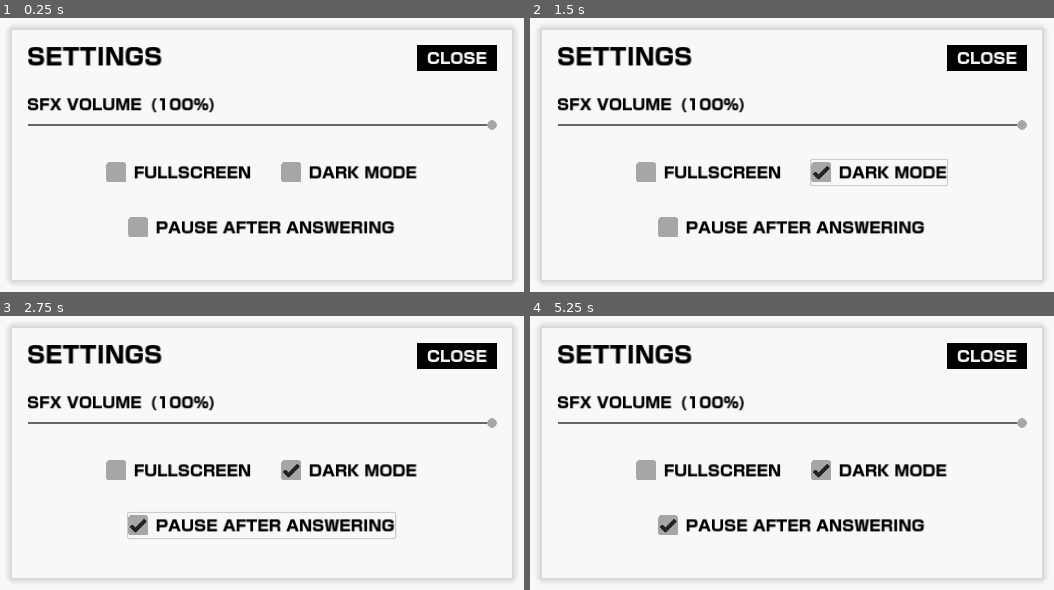
Above: before the commit, frames 1-4 (two rows, left to right).
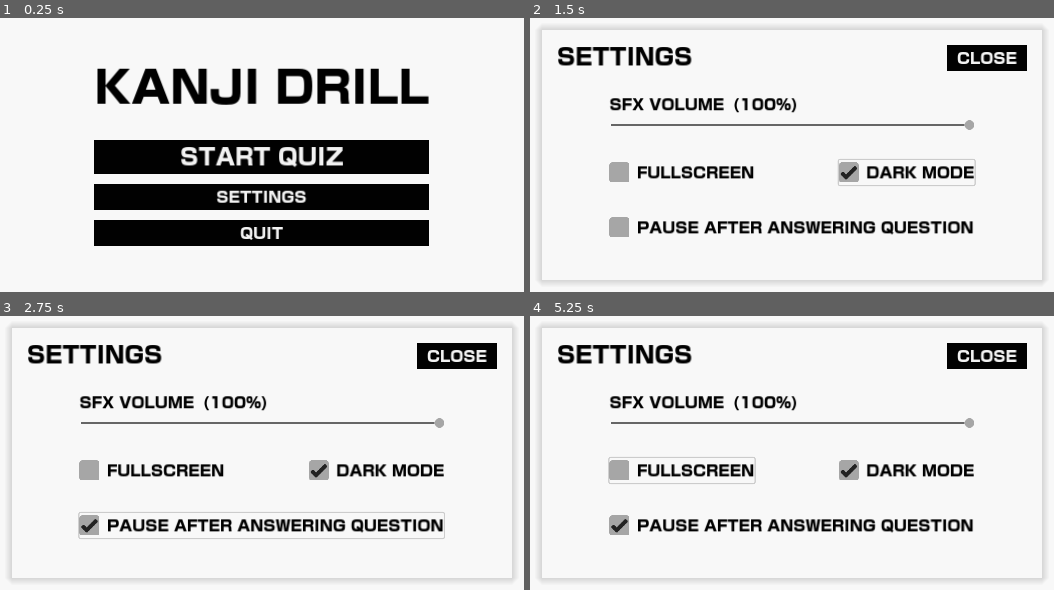
Above: after the commit, the same moments.

Repository: daredakke/kanji-drill
Game: Godot game, scene res://scenes/app.tscn
Two runs of this game, one before a commit and one after it. Both use one fixed random seed, a clock stepped at 60 frames per second and the inputs below.
Inputs (mouse positions are in pixels of both pictures, inside the frame that each line leads up to):
- Up to frame 1 (0.25 s): no input
- Up to frame 2 (1.5 s): click "SETTINGS" at 0.5 s; click "DARK MODE" at 1.25 s
- Up to frame 3 (2.75 s): click "PAUSE AFTER ANSWERING" (after the commit: "PAUSE AFTER ANSWERING QUESTION") at 2 s
- Up to frame 4 (5.25 s): click "START QUIZ" at 2.75 s; click "START QUIZ" at 3.5 s; tap Enter at 4.25 s; move the mouse to (970, 431) at 4.27 s; hold Up (ui_up) 4.28-5 s; tap O at 4.35 s; click (970, 431) at 4.42 s; drag from (629, 474) to (750, 543) at 5.02 s

The runs differ from the first frame. In frame 1, 30% of the frame differs, in the area x 1-99%, y 3-97%; in frame 2, 7.3%; in frame 3, 7.3%; in frame 4, 7.4%.

Commit message:
SFX and fullscreen controls

Diff:
--- a/project.godot
+++ b/project.godot
@@ -24,6 +24,10 @@
 window/size/resizable=false
 window/stretch/mode="canvas_items"
 
+[editor_plugins]
+
+enabled=PackedStringArray("res://addons/script-ide/plugin.cfg")
+
 [file_customization]
 
 folder_colors={
--- a/scenes/app.tscn
+++ b/scenes/app.tscn
@@ -1,7 +1,9 @@
-[gd_scene load_steps=3 format=3 uid="uid://dpij2pe2w0d0p"]
+[gd_scene load_steps=5 format=3 uid="uid://dpij2pe2w0d0p"]
 
 [ext_resource type="Theme" uid="uid://bxdxufrhfbllf" path="res://resources/light.tres" id="1_570bd"]
 [ext_resource type="PackedScene" uid="uid://c2ak6h4w7axdo" path="res://scenes/main_menu.tscn" id="2_b4dbi"]
+[ext_resource type="Script" path="res://scripts/app.gd" id="2_nog32"]
+[ext_resource type="PackedScene" uid="uid://bwdhpi8u68q5u" path="res://scenes/settings.tscn" id="4_k754o"]
 
 [node name="App" type="Control"]
 layout_mode = 3
@@ -11,6 +13,7 @@
 grow_horizontal = 2
 grow_vertical = 2
 theme = ExtResource("1_570bd")
+script = ExtResource("2_nog32")
 
 [node name="Panel" type="Panel" parent="."]
 layout_mode = 1
@@ -21,111 +24,9 @@
 grow_vertical = 2
 
 [node name="MainMenu" parent="." instance=ExtResource("2_b4dbi")]
+unique_name_in_owner = true
 layout_mode = 1
 
-[node name="Settings" type="Control" parent="."]
-custom_minimum_size = Vector2(800, 400)
+[node name="Settings" parent="." instance=ExtResource("4_k754o")]
+unique_name_in_owner = true
 layout_mode = 1
-anchors_preset = 8
-anchor_left = 0.5
-anchor_top = 0.5
-anchor_right = 0.5
-anchor_bottom = 0.5
-offset_left = -20.0
-offset_top = -20.0
-offset_right = 20.0
-offset_bottom = 20.0
-grow_horizontal = 2
-grow_vertical = 2
-
-[node name="Panel" type="Panel" parent="Settings"]
-layout_mode = 1
-anchors_preset = 15
-anchor_right = 1.0
-anchor_bottom = 1.0
-grow_horizontal = 2
-grow_vertical = 2
-
-[node name="Margin" type="MarginContainer" parent="Settings"]
-layout_mode = 1
-anchors_preset = 15
-anchor_right = 1.0
-anchor_bottom = 1.0
-grow_horizontal = 2
-grow_vertical = 2
-theme_override_constants/margin_left = 24
-theme_override_constants/margin_top = 24
-theme_override_constants/margin_right = 24
-theme_override_constants/margin_bottom = 64
-
-[node name="SettingsHeader" type="HBoxContainer" parent="Settings/Margin"]
-layout_mode = 2
-
-[node name="SettingsLabel" type="Label" parent="Settings/Margin/SettingsHeader"]
-layout_mode = 2
-size_flags_vertical = 0
-theme_override_font_sizes/font_size = 36
-text = "SETTINGS"
-
-[node name="CloseButton" type="Button" parent="Settings/Margin/SettingsHeader"]
-layout_mode = 2
-size_flags_horizontal = 10
-size_flags_vertical = 0
-mouse_default_cursor_shape = 2
-text = "CLOSE"
-
-[node name="ControlsVBox" type="VBoxContainer" parent="Settings/Margin"]
-layout_mode = 2
-size_flags_vertical = 8
-theme_override_constants/separation = 48
-
-[node name="SFXVolume" type="HBoxContainer" parent="Settings/Margin/ControlsVBox"]
-layout_mode = 2
-theme_override_constants/separation = 24
-
-[node name="VBoxContainer" type="VBoxContainer" parent="Settings/Margin/ControlsVBox/SFXVolume"]
-layout_mode = 2
-size_flags_horizontal = 3
-theme_override_constants/separation = 12
-
-[node name="HBoxContainer" type="HBoxContainer" parent="Settings/Margin/ControlsVBox/SFXVolume/VBoxContainer"]
-layout_mode = 2
-theme_override_constants/separation = 12
-
-[node name="SFXLabel" type="Label" parent="Settings/Margin/ControlsVBox/SFXVolume/VBoxContainer/HBoxContainer"]
-layout_mode = 2
-text = "SFX VOLUME"
-
-[node name="SFXValue" type="Label" parent="Settings/Margin/ControlsVBox/SFXVolume/VBoxContainer/HBoxContainer"]
-layout_mode = 2
-text = "(100%)"
-
-[node name="SFXSlider" type="HSlider" parent="Settings/Margin/ControlsVBox/SFXVolume/VBoxContainer"]
-layout_mode = 2
-size_flags_horizontal = 3
-size_flags_vertical = 4
-mouse_default_cursor_shape = 2
-max_value = 1.0
-step = 0.05
-value = 1.0
-
-[node name="HBoxContainer" type="HBoxContainer" parent="Settings/Margin/ControlsVBox"]
-layout_mode = 2
-size_flags_horizontal = 4
-theme_override_constants/separation = 48
-
-[node name="FullscreenCheckBox" type="CheckBox" parent="Settings/Margin/ControlsVBox/HBoxContainer"]
-layout_mode = 2
-mouse_default_cursor_shape = 2
-text = "FULLSCREEN"
-
-[node name="DarkModeCheckBox" type="CheckBox" parent="Settings/Margin/ControlsVBox/HBoxContainer"]
-layout_mode = 2
-mouse_default_cursor_shape = 2
-text = "DARK MODE"
-
-[node name="PauseCheckBox" type="CheckBox" parent="Settings/Margin/ControlsVBox"]
-layout_mode = 2
-size_flags_horizontal = 4
-mouse_default_cursor_shape = 2
-text = "PAUSE AFTER ANSWERING"
--- a/scenes/main_menu.tscn
+++ b/scenes/main_menu.tscn
@@ -1,4 +1,6 @@
-[gd_scene load_steps=2 format=3 uid="uid://c2ak6h4w7axdo"]
+[gd_scene load_steps=3 format=3 uid="uid://c2ak6h4w7axdo"]
+
+[ext_resource type="Script" path="res://scripts/main_menu.gd" id="1_y1pkf"]
 
 [sub_resource type="StyleBoxEmpty" id="StyleBoxEmpty_axuph"]
 
@@ -9,6 +11,7 @@
 anchor_bottom = 1.0
 grow_horizontal = 2
 grow_vertical = 2
+script = ExtResource("1_y1pkf")
 
 [node name="VBoxContainer" type="VBoxContainer" parent="."]
 layout_mode = 1
@@ -37,17 +40,20 @@
 theme_override_styles/separator = SubResource("StyleBoxEmpty_axuph")
 
 [node name="QuizButton" type="Button" parent="VBoxContainer"]
+unique_name_in_owner = true
 layout_mode = 2
 mouse_default_cursor_shape = 2
 theme_override_font_sizes/font_size = 36
 text = "START QUIZ"
 
 [node name="SettingsButton" type="Button" parent="VBoxContainer"]
+unique_name_in_owner = true
 layout_mode = 2
 mouse_default_cursor_shape = 2
 text = "SETTINGS"
 
 [node name="QuitButton" type="Button" parent="VBoxContainer"]
+unique_name_in_owner = true
 layout_mode = 2
 mouse_default_cursor_shape = 2
 text = "QUIT"
--- /dev/null
+++ b/scenes/settings.tscn
@@ -0,0 +1,131 @@
+[gd_scene load_steps=2 format=3 uid="uid://bwdhpi8u68q5u"]
+
+[ext_resource type="Script" path="res://scripts/settings.gd" id="1_u57p8"]
+
+[node name="Settings" type="Control"]
+custom_minimum_size = Vector2(800, 400)
+layout_mode = 3
+anchors_preset = 8
+anchor_left = 0.5
+anchor_top = 0.5
+anchor_right = 0.5
+anchor_bottom = 0.5
+offset_left = -20.0
+offset_top = -20.0
+offset_right = 20.0
+offset_bottom = 20.0
+grow_horizontal = 2
+grow_vertical = 2
+script = ExtResource("1_u57p8")
+
+[node name="Panel" type="Panel" parent="."]
+layout_mode = 1
+anchors_preset = 15
+anchor_right = 1.0
+anchor_bottom = 1.0
+grow_horizontal = 2
+grow_vertical = 2
+
+[node name="HeaderMargin" type="MarginContainer" parent="."]
+layout_mode = 1
+anchors_preset = 15
+anchor_right = 1.0
+anchor_bottom = 1.0
+grow_horizontal = 2
+grow_vertical = 2
+mouse_filter = 2
+theme_override_constants/margin_left = 24
+theme_override_constants/margin_top = 24
+theme_override_constants/margin_right = 24
+theme_override_constants/margin_bottom = 24
+
+[node name="SettingsHeader" type="HBoxContainer" parent="HeaderMargin"]
+layout_mode = 2
+mouse_filter = 2
+
+[node name="SettingsLabel" type="Label" parent="HeaderMargin/SettingsHeader"]
+layout_mode = 2
+size_flags_vertical = 0
+theme_override_font_sizes/font_size = 36
+text = "SETTINGS"
+
+[node name="CloseButton" type="Button" parent="HeaderMargin/SettingsHeader"]
+unique_name_in_owner = true
+layout_mode = 2
+size_flags_horizontal = 10
+size_flags_vertical = 0
+mouse_default_cursor_shape = 2
+text = "CLOSE"
+
+[node name="ControlsMargin" type="MarginContainer" parent="."]
+layout_mode = 1
+anchors_preset = 15
+anchor_right = 1.0
+anchor_bottom = 1.0
+grow_horizontal = 2
+grow_vertical = 2
+mouse_filter = 2
+theme_override_constants/margin_left = 108
+theme_override_constants/margin_top = 24
+theme_override_constants/margin_right = 108
+theme_override_constants/margin_bottom = 64
+
+[node name="ControlsVBox" type="VBoxContainer" parent="ControlsMargin"]
+layout_mode = 2
+size_flags_vertical = 8
+theme_override_constants/separation = 48
+
+[node name="SFXVolume" type="HBoxContainer" parent="ControlsMargin/ControlsVBox"]
+layout_mode = 2
+theme_override_constants/separation = 24
+
+[node name="VBoxContainer" type="VBoxContainer" parent="ControlsMargin/ControlsVBox/SFXVolume"]
+layout_mode = 2
+size_flags_horizontal = 3
+theme_override_constants/separation = 12
+
+[node name="HBoxContainer" type="HBoxContainer" parent="ControlsMargin/ControlsVBox/SFXVolume/VBoxContainer"]
+layout_mode = 2
+theme_override_constants/separation = 12
+
+[node name="SFXLabel" type="Label" parent="ControlsMargin/ControlsVBox/SFXVolume/VBoxContainer/HBoxContainer"]
+layout_mode = 2
+text = "SFX VOLUME"
+
+[node name="SFXValue" type="Label" parent="ControlsMargin/ControlsVBox/SFXVolume/VBoxContainer/HBoxContainer"]
+unique_name_in_owner = true
+layout_mode = 2
+text = "(100%)"
+
+[node name="SFXSlider" type="HSlider" parent="ControlsMargin/ControlsVBox/SFXVolume/VBoxContainer"]
+unique_name_in_owner = true
+layout_mode = 2
+size_flags_horizontal = 3
+size_flags_vertical = 4
+mouse_default_cursor_shape = 2
+max_value = 1.0
+step = 0.05
+value = 1.0
+
+[node name="HBoxContainer" type="HBoxContainer" parent="ControlsMargin/ControlsVBox"]
+layout_mode = 2
+
+[node name="FullscreenCheckBox" type="CheckBox" parent="ControlsMargin/ControlsVBox/HBoxContainer"]
+unique_name_in_owner = true
+layout_mode = 2
+mouse_default_cursor_shape = 2
+text = "FULLSCREEN"
+
+[node name="DarkModeCheckBox" type="CheckBox" parent="ControlsMargin/ControlsVBox/HBoxContainer"]
+unique_name_in_owner = true
+layout_mode = 2
+size_flags_horizontal = 10
+mouse_default_cursor_shape = 2
+text = "DARK MODE"
+
+[node name="PauseCheckBox" type="CheckBox" parent="ControlsMargin/ControlsVBox"]
+unique_name_in_owner = true
+layout_mode = 2
+size_flags_horizontal = 0
+mouse_default_cursor_shape = 2
+text = "PAUSE AFTER ANSWERING QUESTION"
--- /dev/null
+++ b/scripts/app.gd
@@ -0,0 +1,16 @@
+class_name App
+extends Control
+
+
+@onready var main_menu: MainMenu = %MainMenu
+@onready var settings: Settings = %Settings
+
+
+func _ready() -> void:
+	main_menu.settings_button_pressed.connect(settings.show)
+	main_menu.quit_button_pressed.connect(_quit_game)
+
+
+func _quit_game() -> void:
+	get_tree().root.propagate_notification(NOTIFICATION_WM_CLOSE_REQUEST)
+	get_tree().quit()
--- /dev/null
+++ b/scripts/main_menu.gd
@@ -0,0 +1,23 @@
+class_name MainMenu
+extends Control
+
+
+signal settings_button_pressed
+signal quit_button_pressed
+
+@onready var quiz_button: Button = %QuizButton
+@onready var settings_button: Button = %SettingsButton
+@onready var quit_button: Button = %QuitButton
+
+
+func _ready() -> void:
+	settings_button.pressed.connect(_show_settings)
+	quit_button.pressed.connect(_quit_game)
+
+
+func _show_settings() -> void:
+	settings_button_pressed.emit()
+
+
+func _quit_game() -> void:
+	quit_button_pressed.emit()
--- /dev/null
+++ b/scripts/settings.gd
@@ -0,0 +1,37 @@
+class_name Settings
+extends Control
+
+
+var _is_fullscreen: bool = false
+var _master_bus: int = AudioServer.get_bus_index("Master")
+
+@onready var close_button: Button = %CloseButton
+@onready var sfx_value: Label = %SFXValue
+@onready var sfx_slider: HSlider = %SFXSlider
+@onready var fullscreen_check_box: CheckBox = %FullscreenCheckBox
+@onready var dark_mode_check_box: CheckBox = %DarkModeCheckBox
+@onready var pause_check_box: CheckBox = %PauseCheckBox
+
+
+func _ready() -> void:
+	close_button.pressed.connect(hide)
+	sfx_slider.value_changed.connect(_on_music_slider_value_changed)
+	fullscreen_check_box.toggled.connect(_on_toggle_fullscreen)
+
+	hide()
+
+
+func _on_music_slider_value_changed(value: float) -> void:
+	sfx_value.text = "(" + str(floor(value * 100)) + "%)"
+
+	AudioServer.set_bus_volume_db(_master_bus, linear_to_db(value))
+	AudioServer.set_bus_mute(_master_bus, value < 0.05)
+
+
+func _on_toggle_fullscreen(toggled_on: bool) -> void:
+	if toggled_on:
+		DisplayServer.window_set_mode(DisplayServer.WINDOW_MODE_EXCLUSIVE_FULLSCREEN)
+	else:
+		DisplayServer.window_set_mode(DisplayServer.WINDOW_MODE_WINDOWED)
+		ProjectSettings.set_setting("display/window/size/borderless", false)
+		get_window().move_to_center()
